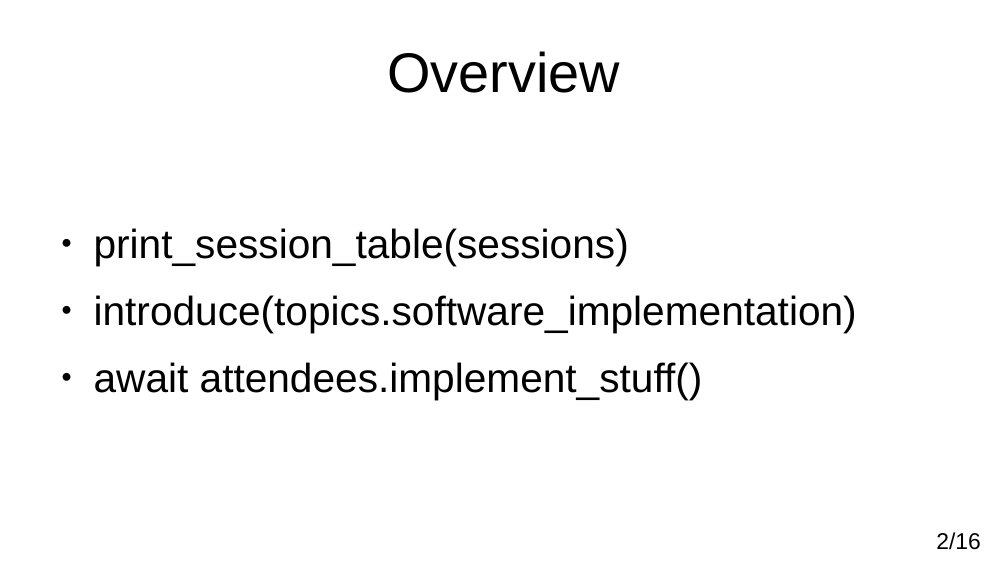
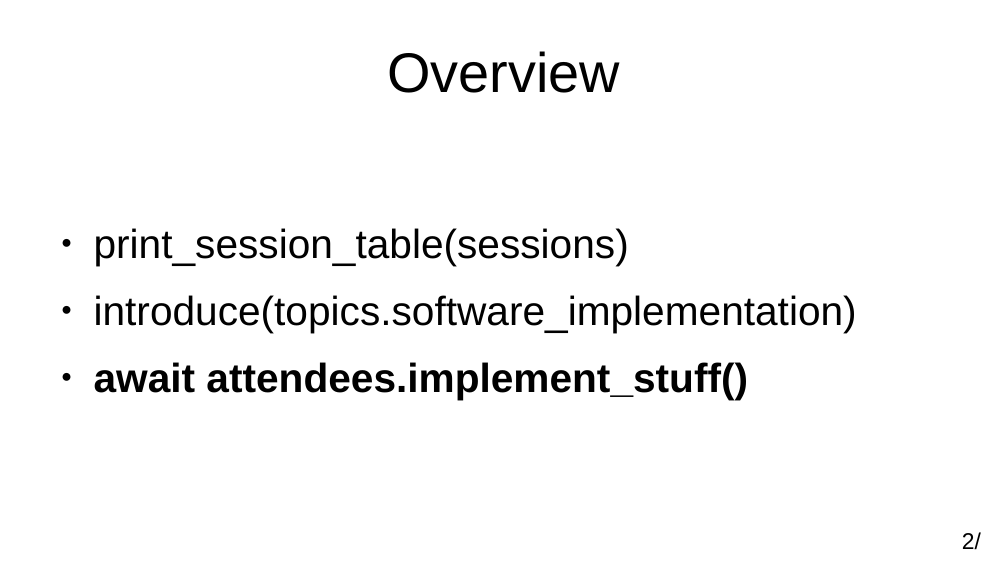
Before and after one commit to adamkewley/rse-meetups, a slide deck: slide 2 of 4_SoftwareImplementation/PresentationSlides.odp. Drawn at 1008x567 pixels with LibreOffice and Linux fonts; fonts in the diff are those of the drawing. Boxes give left, top, right and bottom in pixels: in the first picture for what was removed or moved away, otherwise in the second. Text is boxed around its words. In the diff, an @@ line names an element or a change of style, - is before the commit and + after.

Commit message:
Update slides for sessions 2, 3, and 4

```diff
--- a/4_SoftwareImplementation/PresentationSlides.odp
+++ b/4_SoftwareImplementation/PresentationSlides.odp
@@ text "print_session_table(sessions)" at (94, 228, 857, 400): bold on in "await attendees.implement_stuff()"; indent changed @@
@@ page number at (962, 532, 981, 550): text changed @@
-2/16
+2/
```
Also in this commit, not shown: 13 other slides changed, 3 slides added, 2 slides removed, 2 other files.
